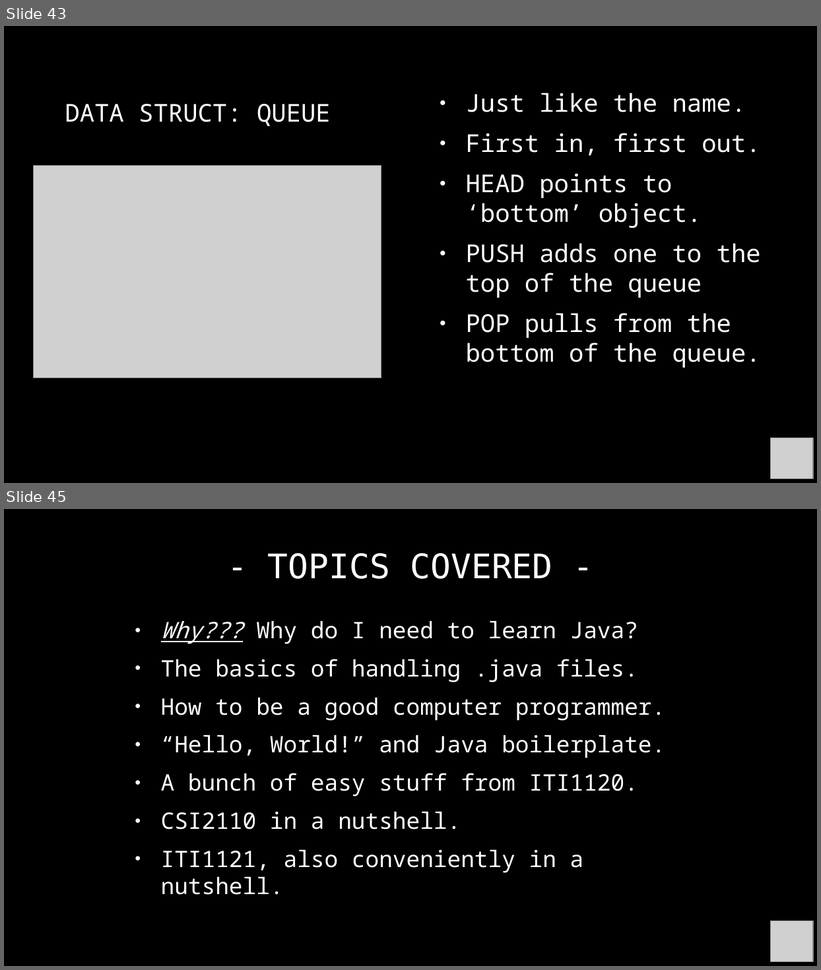
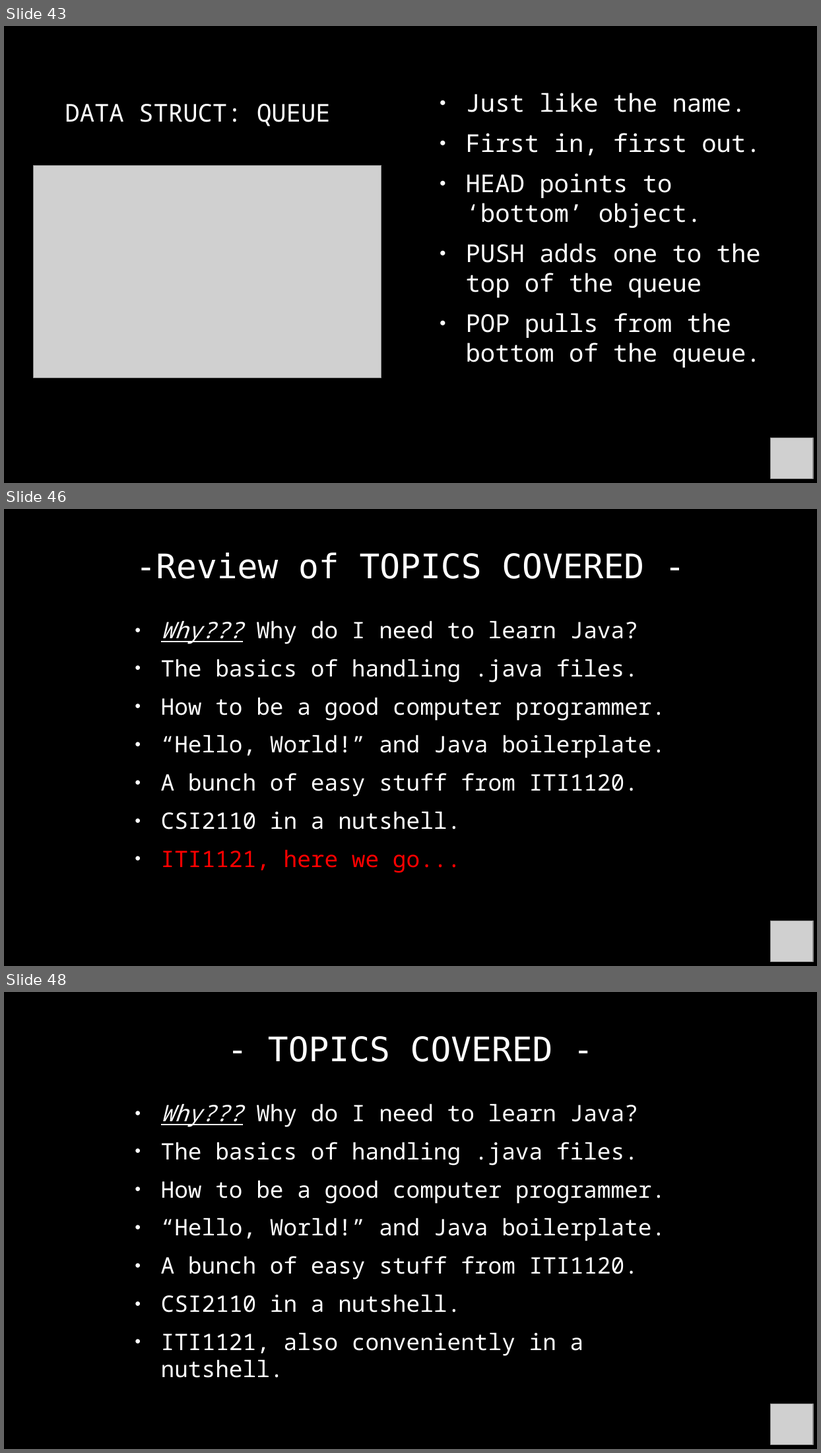
Before and after one commit to RyanFleck/Projects, a slide deck: Teaching/RCF_Py_Java_Tutorial.odp. Shown one above the other, each under a label of ours: slides 43 and 45 before the commit, slides 43, 46 and 48 after it; the slides between them are not shown. The pictures are 821x970 and 821x1453 pixels, drawn with LibreOffice and Linux fonts; fonts in the diff are those of the drawing; grey boxes stand for pictures; background and template pictures are left out. Boxes give left, top, right and bottom in pixels: in the first picture for what was removed or moved away, otherwise in the second. Text is boxed around its words. In the diff, an @@ line names an element or a change of style, - is before the commit and + after.

```diff
--- a/Teaching/RCF_Py_Java_Tutorial.odp
+++ b/Teaching/RCF_Py_Java_Tutorial.odp
@@ slide 46 added at (x1=4, y1=509, x2=817, y2=966), background #000000 @@
@@ title added at (x1=136, y1=553, x2=644, y2=579), 33 pt, text #FFFFFF @@
+-Review of TOPICS COVERED -
@@ text added at (x1=161, y1=621, x2=665, y2=873), 22.2 pt, text #FFFFFF @@
+● Why??? Why do I need to learn Java?
+● The basics of handling .java files.
+● How to be a good computer programmer.
+● “Hello, World!” and Java boilerplate.
+● A bunch of easy stuff from ITI1120.
+● CSI2110 in a nutshell.
+● ITI1121, here we go...
@@ picture added at (x1=771, y1=921, x2=813, y2=962) @@
@@ what was slide 45 is now slide 48 @@
```
Also in this commit, not shown: 3 other slides added, 1 slide removed, 8 other files.
